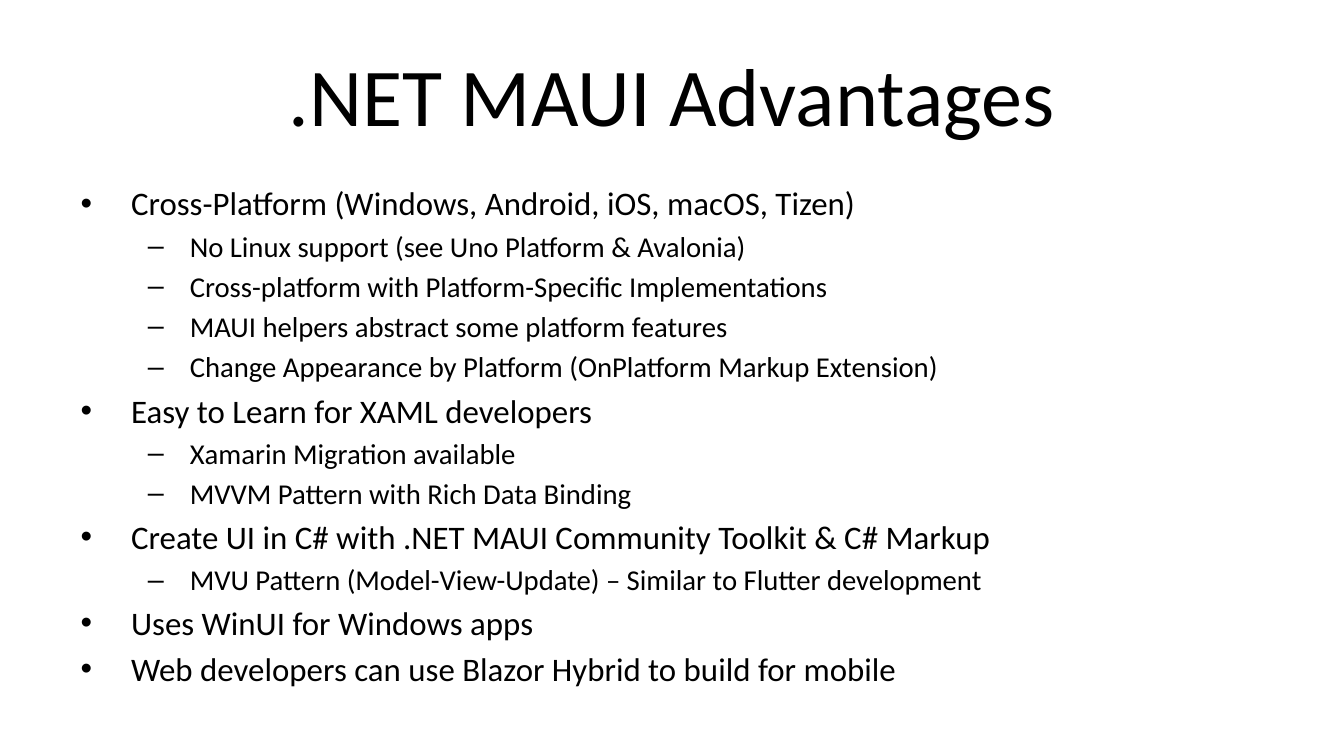
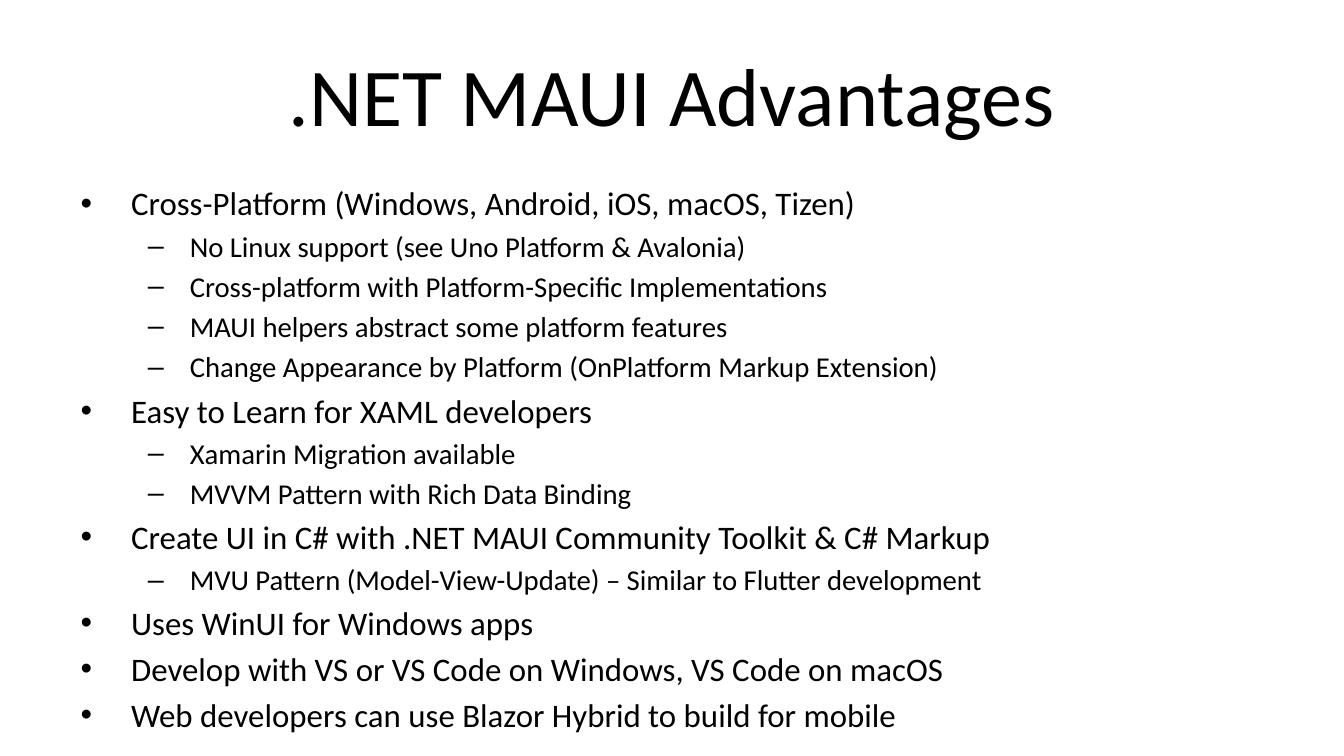
Before and after one commit to alvinashcraft/speaking, a slide deck: slide 15 of 2024/0806_VSLiveRedmond/WindowsDevOptions/VSLMSHQ24_Building a Native Windows App_AlvinAshcraft.pptx. Drawn at 1344x756 pixels with LibreOffice and Linux fonts; fonts in the diff are those of the drawing; background and template pictures are left out. Boxes give left, top, right and bottom in pixels: in the first picture for what was removed or moved away, otherwise in the second. Text is boxed around its words. In the diff, an @@ line names an element or a change of style, - is before the commit and + after.

```diff
--- a/2024/0806_VSLiveRedmond/WindowsDevOptions/VSLMSHQ24_Building a Native Windows App_AlvinAshcraft.pptx
+++ b/2024/0806_VSLiveRedmond/WindowsDevOptions/VSLMSHQ24_Building a Native Windows App_AlvinAshcraft.pptx
@@ text at [131, 658, 943, 687]: paragraph added @@
+• Develop with VS or VS Code on Windows, VS Code on macOS
```
Also in this commit, not shown: 1 other slide changed.
